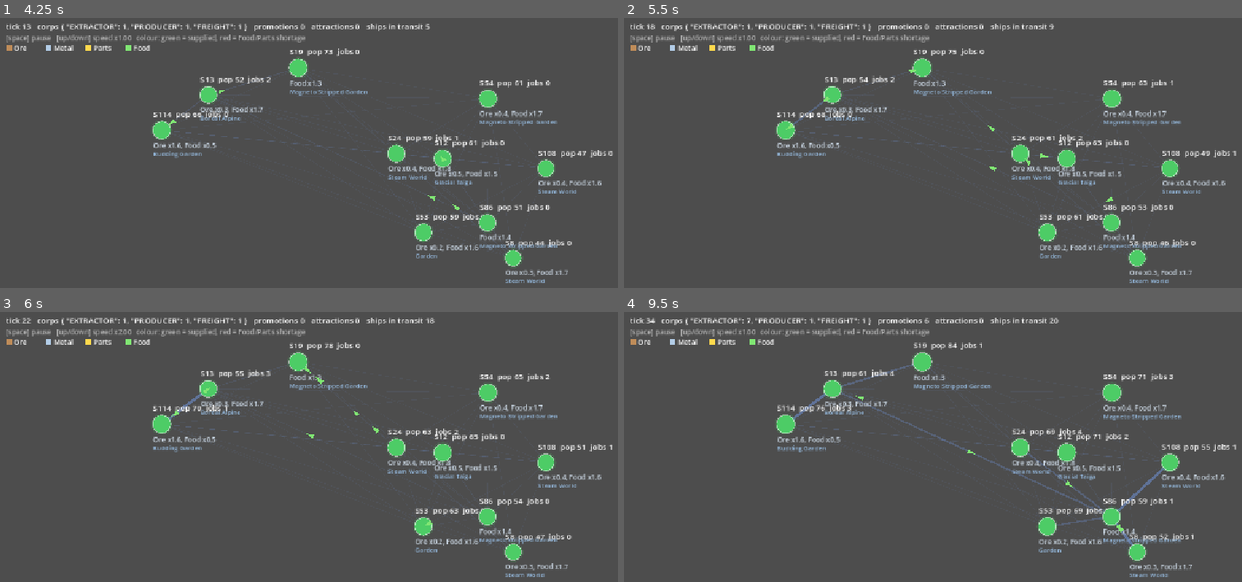
Above: before the commit, frames 1-4 (two rows, left to right).
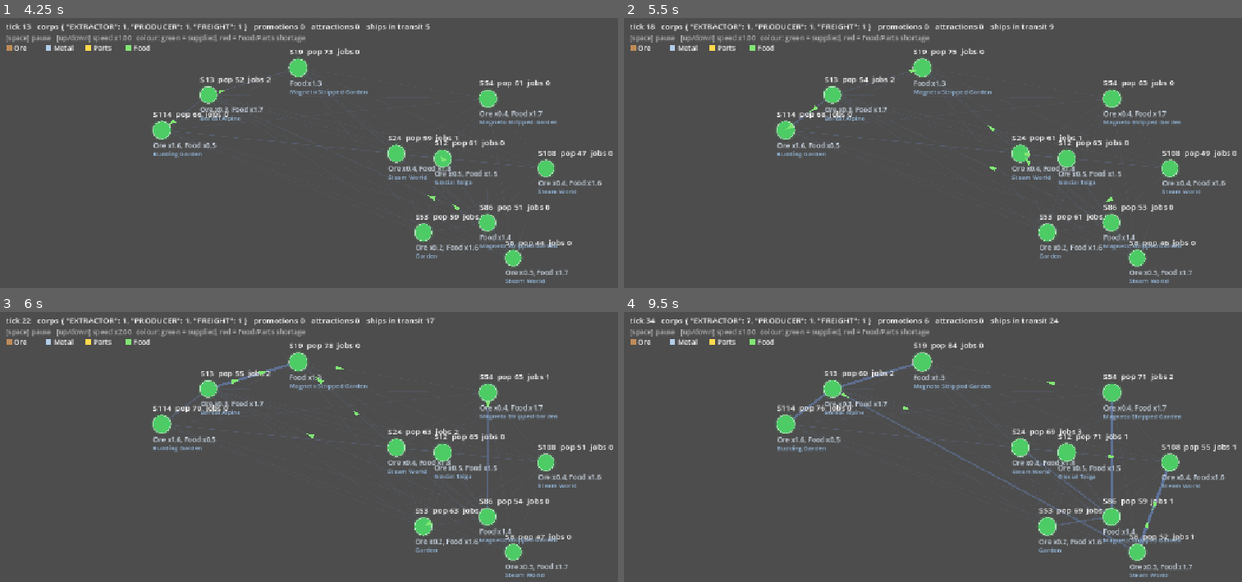
Above: after the commit, the same moments.

Repository: ElectroEsper/galaxy-generator
Game: Godot game, scene res://economy_proto/economy_view.tscn
Same seed, same stepped clock (60 frames per second), same inputs: the game is played once before the commit and once after it. This scene is started directly instead of the project's main scene.
Inputs:
- Up to frame 1 (4.25 s): tap Enter at 0.5, 2, 3.5 s; hold Up 0.53-1.28 s; tap Space at 0.77, 1.25, 1.52, 2.75, 3.02, 3.77 s; hold Down 1.28-2.03 s; hold Up 2.03-3.53 s; hold Down from 3.53 s (still down)
- Up to frame 2 (5.5 s): keep holding Down; tap Space at 4.52, 5 s
- Up to frame 3 (6 s): release Down at 5.78 s; hold Up from 5.78 s (still down)
- Up to frame 4 (9.5 s): tap Space at 6.02, 6.77, 7.52, 9.02 s; release Up at 8.03 s; hold Down from 8.03 s (still down)

Frame 1 is identical in both runs. In frame 2, less than 0.1% of the frame differs, in the area x 27-100%, y 23-52%; in frame 3, 0.4%; in frame 4, 1.2%, in the area x 27-89%, y 2-88%.

Commit message:
Facility upgrades (levels 1-4), extractor site cap, upgrade graphs
Co-Authored-By: Claude Sonnet 5.5 <noreply@anthropic.com>
Claude-Session: https://claude.ai/code/session_011shSnrHMjVZ7qaqpxEfch4

Diff:
--- /dev/null
+++ b/docs/economy_results/run_upgrades.csv
@@ -0,0 +1,151 @@
+tick,pop,colonies_with_jobs,in_shortage,avg_ore,avg_metal,avg_parts,avg_food,extractors,producers,freight,facilities,ships,promotions,attractions,avg_level,upgrades
+4,5684,0,0,1.00,1.05,1.66,4.33,1,1,1,0,0,0,0,0.00,0
+8,5799,1,0,1.00,1.16,2.21,7.10,1,1,1,2,0,0,0,1.50,1
+12,5915,1,0,1.00,1.26,2.62,10.95,1,1,1,2,3,0,0,3.00,4
+16,5964,1,22,1.00,1.35,2.94,28.88,1,1,1,2,7,0,0,4.00,6
+20,5932,2,27,1.00,1.43,3.21,33.97,1,1,1,3,11,0,0,3.33,7
+24,5881,2,35,1.00,1.48,3.44,41.02,3,1,1,6,15,1,1,2.50,9
+28,5807,2,45,1.00,1.53,3.66,50.57,8,1,1,16,19,2,5,1.88,14
+32,5702,2,68,1.00,1.57,3.89,62.20,12,1,1,24,23,2,9,2.29,31
+36,5520,2,83,1.00,1.68,4.17,80.57,16,1,1,40,25,2,13,2.23,49
+40,5290,2,93,1.00,1.82,4.68,89.68,17,1,1,42,25,2,14,2.36,57
+44,5054,2,96,1.00,1.95,5.78,92.73,17,1,1,51,25,2,14,2.18,60
+48,4840,2,92,1.02,2.02,5.10,90.55,17,1,1,53,25,2,14,2.15,61
+52,4660,2,88,1.13,2.01,5.86,87.40,17,1,1,54,25,2,14,2.17,63
+56,4502,3,86,1.22,2.14,5.46,85.15,18,1,1,59,25,3,14,2.07,63
+60,4369,5,85,1.28,2.41,6.71,81.03,18,1,1,63,25,3,14,2.00,63
+64,4257,7,79,1.29,2.81,5.56,78.09,18,3,1,68,25,3,16,1.93,63
+68,4173,7,73,1.54,2.99,6.55,72.26,18,6,1,78,25,3,19,1.92,72
+72,4119,8,73,1.84,3.26,6.34,67.59,19,9,1,92,25,4,22,1.88,81
+76,4084,9,71,1.89,3.58,7.56,64.48,19,13,1,105,25,4,26,1.90,94
+80,4072,12,63,1.98,4.31,8.11,58.94,20,17,1,123,25,5,30,1.80,102
+84,4084,12,63,3.02,4.60,7.83,56.75,20,18,1,161,25,5,31,1.74,123
+88,4108,12,57,2.39,4.18,8.21,55.00,21,18,1,189,25,5,32,1.82,159
+92,4148,13,53,2.64,4.12,6.25,51.42,23,18,1,207,25,5,34,1.96,203
+96,4201,13,52,2.93,4.20,7.14,43.76,28,18,1,217,25,6,38,2.11,244
+100,4279,13,48,3.18,4.31,8.79,38.46,31,18,1,236,25,6,41,2.12,268
+104,4365,13,49,3.30,5.05,8.03,34.82,31,16,1,234,25,6,41,2.13,269
+108,4452,14,48,3.36,5.55,8.35,33.09,31,14,1,228,25,6,41,2.16,269
+112,4547,14,48,3.34,5.42,8.97,33.62,32,14,1,232,25,7,41,2.16,273
+116,4636,16,51,3.36,5.47,11.28,33.65,32,14,1,238,25,7,41,2.13,274
+120,4727,16,54,3.68,6.05,11.33,32.89,32,13,1,240,25,7,41,2.14,279
+124,4818,16,61,4.05,6.53,11.53,35.26,32,15,1,269,25,7,44,2.03,283
+128,4902,18,64,4.07,8.01,11.93,36.09,32,15,1,281,25,7,44,2.04,300
+132,4979,18,74,4.13,9.57,14.07,41.08,32,15,1,297,25,7,44,2.04,318
+136,5036,20,86,4.44,7.09,14.88,45.66,32,15,1,318,25,7,44,2.04,339
+140,5061,21,82,4.63,7.94,17.83,48.21,32,15,1,351,25,7,44,2.07,387
+144,5086,24,80,4.80,9.73,16.91,48.26,34,15,1,413,25,8,45,2.01,430
+148,5143,26,84,4.84,10.04,17.86,51.44,36,15,1,448,25,10,45,2.07,493
+152,5194,26,84,5.00,8.53,18.50,51.91,36,15,1,457,25,10,45,2.07,506
+156,5256,27,83,5.08,8.05,19.98,51.60,38,15,1,499,25,10,47,2.08,556
+160,5319,27,84,5.27,9.25,18.27,48.19,39,15,1,509,25,11,47,2.08,568
+164,5381,28,85,5.49,10.27,19.85,45.05,39,15,1,519,25,11,47,2.07,577
+168,5453,29,85,6.01,9.54,19.67,42.45,40,15,1,524,25,12,47,2.09,596
+172,5545,29,86,6.22,11.07,20.77,39.80,40,15,1,523,25,12,47,2.12,615
+176,5633,30,83,6.34,13.84,22.05,41.41,40,15,1,533,25,12,47,2.11,622
+180,5699,35,81,6.36,19.41,21.38,43.42,42,15,1,579,25,13,48,2.09,669
+184,5761,36,83,6.36,16.76,25.17,46.52,43,15,1,624,25,14,48,2.08,714
+188,5820,39,86,6.32,12.52,25.36,46.88,44,15,1,635,25,15,48,2.11,744
+192,5890,42,88,6.63,12.02,26.71,47.19,44,15,1,647,25,15,48,2.10,755
+196,5960,43,90,6.83,11.26,26.84,49.42,44,15,1,696,25,15,48,2.08,796
+200,6051,43,91,6.93,13.83,29.62,52.56,44,15,1,735,25,15,48,2.08,834
+204,6119,45,92,8.22,13.39,29.30,55.18,44,15,1,754,25,15,48,2.10,869
+208,6172,47,95,7.80,15.12,27.85,58.09,44,15,1,772,25,15,48,2.11,903
+212,6220,49,96,8.04,20.11,29.80,60.88,44,15,1,802,25,15,48,2.10,932
+216,6262,52,97,8.61,27.42,33.24,63.26,44,15,1,829,25,15,48,2.07,945
+220,6299,55,98,9.13,27.46,33.83,66.26,44,15,1,851,25,15,48,2.06,966
+224,6322,58,99,10.38,26.10,34.91,69.71,44,15,1,881,25,15,48,2.03,984
+228,6353,61,99,9.30,30.50,36.86,69.45,44,15,1,905,25,15,48,2.01,999
+232,6404,61,99,9.88,39.31,37.30,68.49,44,15,1,920,25,15,48,2.02,1024
+236,6454,61,100,9.76,41.79,37.98,68.76,44,15,1,924,25,15,48,2.05,1057
+240,6494,62,99,8.82,41.22,37.95,70.03,44,15,1,930,25,15,48,2.05,1067
+244,6529,64,99,9.86,39.29,36.84,70.99,44,15,1,958,25,15,48,2.08,1120
+248,6563,64,99,8.74,36.73,39.68,70.87,44,15,1,963,25,15,48,2.08,1128
+252,6616,66,98,8.75,33.45,38.77,69.19,44,15,1,973,25,15,48,2.08,1144
+256,6668,68,99,9.00,28.95,37.86,69.24,44,15,1,980,25,15,48,2.08,1153
+260,6708,70,97,9.80,24.41,37.41,70.28,44,15,1,987,25,15,48,2.08,1155
+264,6741,72,97,9.92,21.17,37.70,72.15,44,15,1,994,25,15,48,2.07,1157
+268,6775,73,97,8.93,16.48,38.29,72.21,44,15,1,998,25,15,48,2.07,1162
+272,6809,74,98,9.00,14.47,39.08,73.55,44,15,1,1013,25,15,48,2.08,1190
+276,6856,75,96,9.79,14.36,41.61,72.35,44,15,1,1001,25,15,48,2.09,1222
+280,6890,75,97,10.05,15.23,41.07,73.04,44,15,1,1003,25,15,48,2.09,1229
+284,6922,75,96,10.46,17.50,39.39,73.03,44,15,1,1003,25,15,48,2.09,1236
+288,6944,76,98,10.79,17.61,37.89,74.84,44,15,1,1007,25,15,48,2.08,1238
+292,6945,77,98,11.96,15.75,38.17,75.53,44,15,1,991,25,15,48,2.07,1240
+296,6942,77,95,11.38,15.76,40.41,75.84,44,15,1,989,25,15,48,2.08,1252
+300,6933,77,97,12.79,18.32,40.80,78.24,44,15,1,976,25,15,48,2.07,1268
+304,6912,79,98,13.12,22.33,40.26,80.28,44,15,1,973,25,15,48,2.07,1271
+308,6880,78,99,13.67,21.07,41.57,82.02,44,15,1,968,25,15,48,2.04,1279
+312,6844,78,99,15.08,21.58,42.98,83.07,44,15,1,960,25,15,48,2.05,1292
+316,6809,78,99,14.67,21.39,44.02,84.88,44,15,1,975,25,15,48,2.04,1321
+320,6776,79,100,13.47,19.37,44.13,85.73,44,15,1,944,25,15,48,2.04,1340
+324,6742,80,100,13.28,16.10,48.77,86.04,44,15,1,977,25,15,48,2.01,1361
+328,6723,79,99,13.49,14.46,46.22,85.57,44,15,1,969,25,15,48,1.99,1363
+332,6710,80,99,14.00,12.90,44.14,83.49,44,15,1,1003,25,15,48,1.94,1371
+336,6727,80,100,13.78,12.90,47.62,82.67,44,15,1,1014,25,16,48,1.93,1391
+340,6755,80,99,13.84,14.29,45.24,80.64,44,14,1,997,25,16,48,1.90,1389
+344,6783,80,98,14.48,13.99,45.00,79.78,45,14,1,1007,25,16,49,1.89,1392
+348,6815,80,98,14.79,15.29,43.63,79.14,45,14,1,1015,25,16,49,1.89,1419
+352,6838,81,98,15.20,15.69,43.50,79.97,45,14,1,1004,25,16,49,1.90,1425
+356,6862,81,98,15.98,20.53,47.32,81.94,45,14,1,1037,25,16,49,1.88,1471
+360,6885,81,98,16.87,22.11,47.13,83.93,45,14,1,1040,25,16,49,1.88,1477
+364,6897,82,100,17.75,20.29,48.28,84.77,45,14,1,1044,25,16,49,1.89,1499
+368,6899,82,100,17.55,20.17,50.55,86.41,45,14,1,1038,25,16,49,1.89,1520
+372,6891,84,100,18.71,18.71,48.29,87.02,45,14,1,1010,25,16,49,1.88,1527
+376,6888,83,100,19.09,20.81,49.14,87.89,45,14,1,1024,25,16,49,1.86,1548
+380,6887,84,100,19.05,19.14,50.43,87.73,45,14,1,1025,25,16,49,1.86,1555
+384,6884,83,100,18.98,21.24,50.37,87.98,45,14,1,1026,25,16,49,1.86,1558
+388,6873,83,100,20.01,22.60,50.15,88.58,45,14,1,1010,25,17,49,1.84,1558
+392,6861,84,100,21.17,21.34,47.34,88.54,45,14,1,1010,25,17,49,1.84,1569
+396,6862,83,99,20.45,23.35,47.97,89.57,45,14,1,1042,25,17,49,1.83,1586
+400,6857,82,100,19.21,21.41,47.13,89.12,45,14,1,1018,25,17,49,1.80,1593
+404,6846,81,100,18.16,22.34,47.43,88.76,45,14,1,1014,25,17,49,1.82,1609
+408,6840,81,100,18.26,24.43,45.77,88.26,45,14,1,1022,25,17,49,1.83,1626
+412,6834,79,100,17.83,26.60,44.09,87.35,45,14,1,1019,25,17,49,1.81,1629
+416,6830,79,99,19.04,27.03,45.23,86.59,45,13,1,1033,25,17,49,1.82,1641
+420,6840,80,99,19.02,27.90,46.76,86.79,46,13,1,1034,25,18,49,1.83,1672
+424,6831,76,99,20.89,26.48,46.91,86.15,46,13,1,1007,25,18,49,1.86,1692
+428,6822,76,98,19.39,26.26,46.65,84.99,46,13,1,987,25,18,49,1.87,1699
+432,6809,78,98,20.25,23.92,46.68,84.06,46,13,1,958,25,18,49,1.84,1700
+436,6794,80,97,22.65,19.68,48.24,84.20,46,13,1,979,25,18,49,1.85,1731
+440,6779,79,95,23.88,18.72,49.99,84.64,46,13,1,981,25,18,49,1.85,1741
+444,6769,78,96,23.76,22.08,47.91,85.50,46,13,1,979,25,18,49,1.85,1749
+448,6754,78,95,25.35,22.36,47.84,85.43,46,13,1,957,25,18,49,1.85,1755
+452,6731,77,95,23.93,23.69,47.37,85.79,46,13,1,939,25,18,49,1.85,1760
+456,6706,74,95,25.54,24.37,44.94,86.22,46,13,1,935,25,18,49,1.86,1764
+460,6681,73,98,25.35,22.07,45.52,85.90,46,13,1,932,25,18,49,1.86,1769
+464,6658,72,99,25.46,22.99,43.10,85.68,46,13,1,925,25,18,49,1.87,1775
+468,6637,72,98,25.14,22.76,44.14,84.35,46,13,1,923,25,18,49,1.87,1779
+472,6617,71,99,26.37,21.68,43.63,83.20,46,13,1,910,25,18,49,1.88,1792
+476,6597,70,99,26.43,20.23,45.47,82.27,46,13,1,904,25,19,49,1.89,1800
+480,6578,68,99,26.49,20.08,42.50,81.62,46,13,1,878,25,19,49,1.89,1804
+484,6552,68,99,26.06,20.38,45.39,81.83,46,13,1,875,25,19,49,1.89,1807
+488,6526,68,99,25.59,20.41,43.49,81.14,46,13,1,855,25,19,49,1.91,1807
+492,6496,69,99,25.06,20.83,45.62,80.69,46,13,1,833,25,19,49,1.91,1809
+496,6462,68,99,26.44,18.59,43.56,80.41,46,13,1,827,25,19,49,1.91,1813
+500,6428,68,98,28.08,16.30,45.15,80.17,46,13,1,802,25,19,49,1.91,1818
+504,6392,68,98,28.83,16.26,44.56,80.00,46,13,1,809,25,19,49,1.92,1829
+508,6358,66,98,29.05,16.93,45.52,80.22,46,13,1,809,25,19,49,1.91,1833
+512,6329,67,99,30.62,15.61,47.38,80.00,46,13,1,814,25,19,49,1.93,1862
+516,6304,66,100,29.52,18.18,47.91,80.02,46,13,1,807,25,19,49,1.97,1886
+520,6277,64,100,29.39,15.83,46.56,79.67,46,13,1,789,25,19,49,1.98,1889
+524,6251,63,100,27.25,16.31,45.33,79.27,46,13,1,774,25,19,49,1.96,1896
+528,6228,63,100,25.59,16.62,46.32,78.61,46,13,1,785,25,19,49,1.97,1917
+532,6211,62,100,24.67,16.44,43.19,78.18,46,13,1,767,25,19,49,1.93,1923
+536,6190,62,99,25.73,14.65,44.70,77.72,46,13,1,742,25,19,49,1.93,1926
+540,6162,61,99,24.25,13.73,43.99,77.36,46,13,1,731,25,19,49,1.93,1930
+544,6135,60,99,22.80,16.01,46.43,76.18,46,13,1,720,25,19,49,1.95,1933
+548,6110,58,98,24.03,14.19,44.13,75.58,46,13,1,708,25,19,49,1.92,1936
+552,6087,58,98,23.49,13.63,44.41,75.47,46,13,1,705,25,19,49,1.92,1938
+556,6068,54,98,20.59,13.64,44.79,75.49,46,13,1,699,25,19,49,1.93,1943
+560,6052,54,98,18.63,12.24,44.82,74.61,46,13,1,693,25,19,49,1.94,1945
+564,6037,52,98,17.45,14.76,45.41,73.73,46,13,1,686,25,19,49,1.92,1947
+568,6020,52,99,18.70,12.23,44.70,73.16,46,13,1,680,25,19,49,1.93,1955
+572,6003,52,99,16.98,11.61,44.17,72.48,46,13,1,674,25,19,49,1.95,1958
+576,5987,51,100,13.77,12.72,44.21,72.15,46,13,1,671,25,19,49,1.95,1962
+580,5971,51,100,12.11,13.07,41.59,71.28,46,13,1,670,25,19,49,1.94,1963
+584,5956,51,100,12.32,12.86,40.67,70.04,46,13,1,667,25,19,49,1.95,1964
+588,5949,52,98,12.20,12.93,41.07,68.55,46,13,1,664,25,19,49,1.96,1970
+592,5953,50,98,12.24,14.29,42.13,67.17,46,13,1,631,25,19,49,1.98,1970
+596,5941,48,97,11.95,13.02,43.90,67.01,46,13,1,626,25,19,49,1.99,1976
+600,5929,48,100,11.92,12.74,41.77,66.64,46,13,1,623,25,19,49,2.00,1983
--- a/economy_proto/colony_market.gd
+++ b/economy_proto/colony_market.gd
@@ -15,6 +15,7 @@
 var use_this_tick : Dictionary = {}
 var capacity : Dictionary = {}     # units/tick that facilities here can add, per good
 var max_pop : float = 400.0        # habitability ceiling (from the planet in the real game)
+var extraction : Dictionary = {}   # raw good -> output of corporate extraction facilities here (capped by richness)
 var facility_count : int = 0       # facilities built here (kept in sync by Corporation)
 var requests : Array = []          # input requests posted by producers this tick (served by Freight)
 var growth_enabled : bool = true   # births + maintenance demand (false = PR #8 baseline behaviour)
--- a/economy_proto/corporation.gd
+++ b/economy_proto/corporation.gd
@@ -12,6 +12,10 @@
 const SHIP_COST := 0.4        # per unit per distance step
 const PAYBACK_HORIZON := 25.0 # ticks; expand only if CAPEX / margin < this
 const REQUEST_COVER := 4.0     # producers ask Freight to keep this many ticks of inputs on the shelf
+const MAX_LEVEL := 4
+const LEVEL_BONUS := 0.6        # each level adds this fraction of base output
+const UPKEEP_GROWTH := 0.25     # each level adds this fraction of base upkeep (jobs/slots stay the same)
+const EXTRACT_CAP_MULT := 40.0  # a site can't be extracted beyond richness x this per good, however upgraded
 const HEADROOM := 1.3          # build until capacity ~ HEADROOM x use
 const CLOSE_AFTER := 20       # consecutive losing ticks before closing a facility
 const INSOLVENT_AFTER := 15   # ticks with cash < 0 before dissolving
@@ -19,14 +23,21 @@
 class Facility:
 	var colony : ColonyMarket
 	var good : int
+	var level : int = 1
 	var losing_ticks : int = 0
 	func _init(c : ColonyMarket, g : int) -> void:
 		colony = c; good = g
-	## Units of `good` this facility can add per tick.
+	func level_mult() -> float:
+		return 1.0 + LEVEL_BONUS * (level - 1)
+	## Units of `good` this facility can add per tick at its current level.
 	func throughput() -> float:
-		if Goods.is_raw(good):
-			return colony.richness.get(good, 0.0)
-		return Goods.RECIPES[good]["yield"]
+		var base : float = colony.richness.get(good, 0.0) if Goods.is_raw(good) else Goods.RECIPES[good]["yield"]
+		return base * level_mult()
+	func upkeep() -> float:
+		return UPKEEP * (1.0 + UPKEEP_GROWTH * (level - 1))
+	## Cost to go from the current level to the next.
+	func upgrade_cost() -> float:
+		return CAPEX * (0.4 + 0.2 * level)
 
 var kind : Kind
 var cash : float
@@ -34,6 +45,7 @@
 var ships : int = 0
 var broke_ticks : int = 0
 var idle_ticks : int = 0
+var upgrades : int = 0
 var utilisation : float = 0.0
 var moved : float = 0.0
 var last_moves : Array = []       # shipments made this tick (for the visual layer)
@@ -45,8 +57,19 @@
 func seed_facility(c : ColonyMarket, g : int) -> void:
 	var f := Facility.new(c, g)
 	facilities.append(f)
-	c.capacity[g] += f.throughput()
+	_register(f, 1.0)
 	c.facility_count += 1
+
+## Keep colony capacity / extraction bookkeeping in sync with a facility's throughput.
+func _register(f : Facility, sign : float) -> void:
+	f.colony.capacity[f.good] += sign * f.throughput()
+	if Goods.is_raw(f.good):
+		f.colony.extraction[f.good] = f.colony.extraction.get(f.good, 0.0) + sign * f.throughput()
+
+func _site_room(c : ColonyMarket, g : int) -> float:
+	if not Goods.is_raw(g):
+		return INF
+	return c.richness.get(g, 0.0) * EXTRACT_CAP_MULT - c.extraction.get(g, 0.0)
 
 ## Idle and able to act on an opening (used so emergence doesn't found redundant corporations).
 func is_idle_funded() -> bool:
@@ -59,7 +82,7 @@
 ## Called when a corporation dissolves: its capacity leaves the market.
 func dissolve() -> void:
 	for f in facilities:
-		f.colony.capacity[f.good] -= f.throughput()
+		_register(f, -1.0)
 		f.colony.facility_count -= 1
 	facilities.clear()
 
@@ -85,18 +108,18 @@
 			# Same discipline as producers: don't extract at a loss; idle until price recovers.
 			if _unit_margin(c, f.good) <= 0.0:
 				continue
-			var q : float = c.richness.get(f.good, 0.0)
+			var q : float = c.richness.get(f.good, 0.0) * f.level_mult()
 			c.stock[f.good] += q
 			cash += q * (c.price[f.good] - Goods.RAW_COST[f.good])
 		else:
 			var r : Dictionary = Goods.RECIPES[f.good]
 			# Operating discipline: don't buy inputs at a loss; idle until the margin recovers.
 			var idle : bool = _unit_margin(c, f.good) <= 0.0
-			var runs : float = 0.0 if idle else 1.0
+			var runs : float = 0.0 if idle else f.level_mult()
 			for i in r["in"]:
-				c.note_use(i, r["in"][i])           # desired input draw, even if the shelf is empty
+				c.note_use(i, r["in"][i] * f.level_mult())           # desired input draw, even if the shelf is empty
 				# Ask Freight for a few ticks' worth of inputs when the shelf runs low.
-				var want : float = r["in"][i] * REQUEST_COVER
+				var want : float = r["in"][i] * f.level_mult() * REQUEST_COVER
 				if c.stock[i] < want:
 					c.requests.append({"good": i, "qty": want - c.stock[i], "payer": self})
 				if not idle:
@@ -110,7 +133,8 @@
 			var out : float = runs * r["yield"]
 			c.stock[f.good] += out
 			cash += out * c.price[f.good]
-	cash -= UPKEEP * facilities.size()
+	for f in facilities:
+		cash -= f.upkeep()
 
 func _unit_margin(c : ColonyMarket, g : int) -> float:
 	if Goods.is_raw(g):
@@ -130,52 +154,70 @@
 		a = minf(a, c.stock[i] / (c.use[i] * ColonyMarket.COVER_TICKS * 0.5))
 	return clampf(a, 0.05, 1.0)
 
-func _facility_margin(c : ColonyMarket, g : int) -> float:
-	var q : float = c.richness.get(g, 0.0) if Goods.is_raw(g) else 1.0
-	return _unit_margin(c, g) * q - UPKEEP
+func _facility_margin(f : Facility) -> float:
+	return _unit_margin(f.colony, f.good) * f.throughput() - f.upkeep()
 
 func _review_and_expand(markets : Array[ColonyMarket]) -> void:
 	for f in facilities.duplicate():
-		f.losing_ticks = f.losing_ticks + 1 if _facility_margin(f.colony, f.good) <= 0.0 else 0
+		f.losing_ticks = f.losing_ticks + 1 if _facility_margin(f) <= 0.0 else 0
 		# Only shed capacity that is genuinely surplus; otherwise a price dip makes every
 		# facility close in the same tick and the market swings straight into shortage.
 		var surplus : bool = _regional(markets, "capacity", f.good) > _regional(markets, "use", f.good) * HEADROOM
 		# Chronic losers close regardless: an idle facility still costs upkeep and maintenance demand.
 		if (f.losing_ticks > CLOSE_AFTER and surplus) or f.losing_ticks > CLOSE_AFTER * 4:
 			facilities.erase(f)
-			f.colony.capacity[f.good] -= f.throughput()
+			_register(f, -1.0)
 			f.colony.facility_count -= 1
-	if cash < CAPEX * 1.5:
+	if cash < CAPEX * 0.6:
 		return
-	var best_margin : float = 0.0
-	var best_c : ColonyMarket = null
-	var best_g : int = -1
+	# Candidate actions: build a new facility, or upgrade one of ours. Pick the best payback.
+	var best_payback : float = INF
+	var best_new_c : ColonyMarket = null
+	var best_new_g : int = -1
+	var best_up : Facility = null
 	for c in markets:
-		if c.facility_slots_free() <= 0:
-			continue
 		for g in Goods.ALL:
 			if (kind == Kind.EXTRACTOR) != Goods.is_raw(g):
 				continue
 			var q : float = c.richness.get(g, 0.0) if Goods.is_raw(g) else 1.0
-			if q <= 0.0:
+			if q <= 0.0 or _site_room(c, g) < q:
 				continue
 			# Demand-pull: only build where regional use exceeds regional capacity.
-			# (Freight links colonies, so supply/demand is judged region-wide.)
 			var unmet : float = _regional(markets, "use", g) * HEADROOM - _regional(markets, "capacity", g)
 			if unmet < q * 0.5:
 				continue
-			# Local absorption: output beyond what this colony's market can use only sells at crashed prices
-			# (export needs Freight), so favour sites whose own demand can take the output.
+			# Local absorption: output beyond what this colony's market can use only sells at crashed prices.
 			var absorb : float = minf(1.0, (c.use[g] * HEADROOM) / q)
 			var m : float = _unit_margin(c, g) * q * _input_availability(c, g) * absorb - UPKEEP
-			if m > best_margin:
-				best_margin = m; best_c = c; best_g = g
-	if best_c != null and CAPEX / best_margin < PAYBACK_HORIZON:
+			if c.facility_slots_free() > 0 and cash >= CAPEX * 1.5 and m > 0.0 and CAPEX / m < best_payback:
+				best_payback = CAPEX / m; best_new_c = c; best_new_g = g
+	for f in facilities:
+		if f.level >= MAX_LEVEL:
+			continue
+		var delta : float = f.throughput() / f.level_mult() * LEVEL_BONUS      # extra output from one more level
+		if _site_room(f.colony, f.good) < delta or cash < f.upgrade_cost():
+			continue
+		var unmet_u : float = _regional(markets, "use", f.good) * HEADROOM - _regional(markets, "capacity", f.good)
+		if unmet_u < delta * 0.5:
+			continue
+		var absorb_u : float = minf(1.0, (f.colony.use[f.good] * HEADROOM) / (f.throughput() + delta))
+		var gain : float = _unit_margin(f.colony, f.good) * delta * _input_availability(f.colony, f.good) * absorb_u - UPKEEP * UPKEEP_GROWTH
+		if gain > 0.0 and f.upgrade_cost() / gain < best_payback:
+			best_payback = f.upgrade_cost() / gain; best_up = f; best_new_c = null
+	if best_payback >= PAYBACK_HORIZON:
+		return
+	if best_up != null:
+		cash -= best_up.upgrade_cost()
+		_register(best_up, -1.0)
+		best_up.level += 1
+		_register(best_up, 1.0)
+		upgrades += 1
+	elif best_new_c != null:
 		cash -= CAPEX
-		var f := Facility.new(best_c, best_g)
+		var f := Facility.new(best_new_c, best_new_g)
 		facilities.append(f)
-		best_c.capacity[best_g] += f.throughput()
-		best_c.facility_count += 1
+		_register(f, 1.0)
+		best_new_c.facility_count += 1
 
 func _run_freight(markets : Array[ColonyMarket]) -> void:
 	last_moves = []
--- a/economy_proto/economy_sim.gd
+++ b/economy_proto/economy_sim.gd
@@ -177,7 +177,7 @@
 	return false
 
 ## One row of time-series metrics (see METRIC_HEADER).
-const METRIC_HEADER := "tick,pop,colonies_with_jobs,in_shortage,avg_ore,avg_metal,avg_parts,avg_food,extractors,producers,freight,facilities,ships,promotions,attractions"
+const METRIC_HEADER := "tick,pop,colonies_with_jobs,in_shortage,avg_ore,avg_metal,avg_parts,avg_food,extractors,producers,freight,facilities,ships,promotions,attractions,avg_level,upgrades"
 func metrics_row() -> String:
 	var pop : float = 0.0
 	var jobs_n : int = 0
@@ -193,6 +193,7 @@
 			short_n += 1
 		for g in Goods.ALL:
 			avg[g] += c.price[g] / markets.size()
+	var lvl_sum : float = 0.0; var upg : int = 0
 	var ex : int = 0; var pr : int = 0; var fr : int = 0; var fac : int = 0; var ships : int = 0
 	for k in corps:
 		match k.kind:
@@ -200,4 +201,7 @@
 			Corporation.Kind.PRODUCER: pr += 1
 			Corporation.Kind.FREIGHT: fr += 1
 		fac += k.facilities.size(); ships += k.ships
-	return "%d,%.0f,%d,%d,%.2f,%.2f,%.2f,%.2f,%d,%d,%d,%d,%d,%d,%d" % [tick_count, pop, jobs_n, short_n, avg[Goods.ORE], avg[Goods.METAL], avg[Goods.PARTS], avg[Goods.FOOD], ex, pr, fr, fac, ships, promotions, attractions]
+		upg += k.upgrades
+		for f in k.facilities:
+			lvl_sum += f.level
+	return "%d,%.0f,%d,%d,%.2f,%.2f,%.2f,%.2f,%d,%d,%d,%d,%d,%d,%d,%.2f,%d" % [tick_count, pop, jobs_n, short_n, avg[Goods.ORE], avg[Goods.METAL], avg[Goods.PARTS], avg[Goods.FOOD], ex, pr, fr, fac, ships, promotions, attractions, (lvl_sum / maxf(fac, 1)), upg]
Binary file added: docs/economy_results/fig3_upgrades.png
Binary file added: docs/economy_results/fig4_upgrade_detail.png
